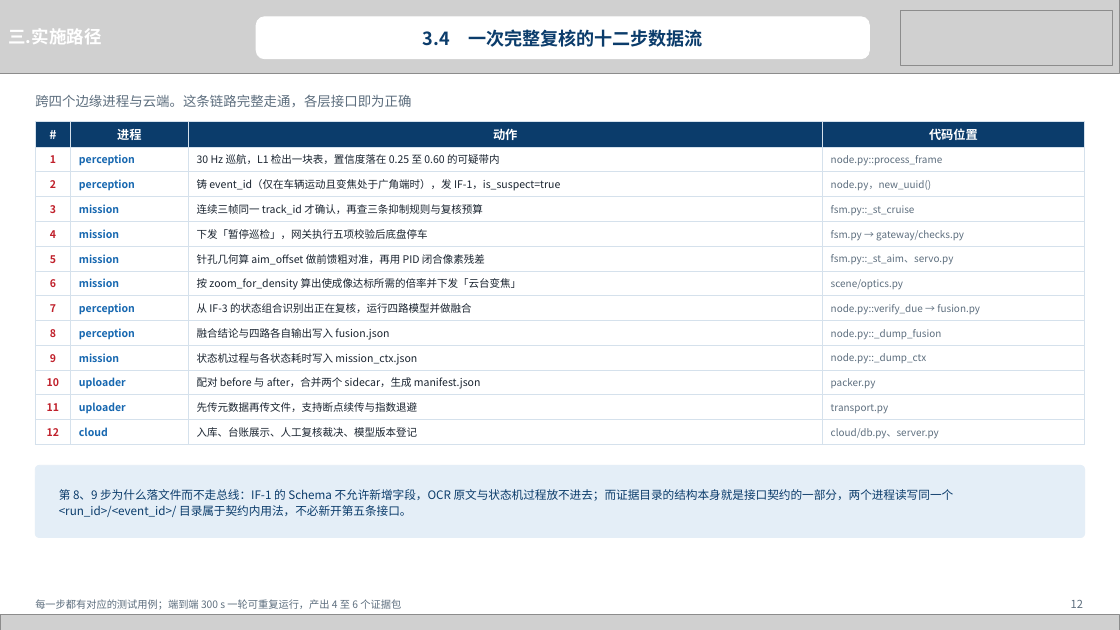
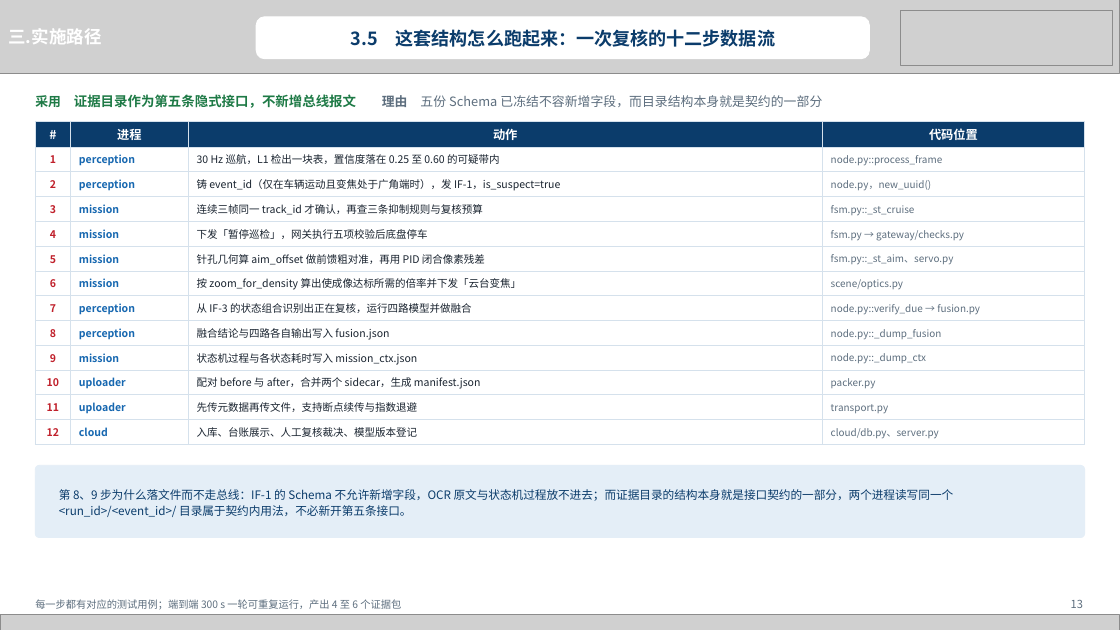
Before and after one commit to heizitalk666/2026summer, a slide deck: slide 13 of deliverables/中期答辩.pptx (slide 12 before the commit). Drawn at 1120x630 pixels with LibreOffice and Linux fonts; fonts in the diff are those of the drawing; grey boxes stand for pictures. Boxes give left, top, right and bottom in pixels: in the first picture for what was removed or moved away, otherwise in the second. Text is boxed around its words. In the diff, an @@ line names an element or a change of style, - is before the commit and + after.

```diff
--- a/deliverables/中期答辩.pptx
+++ b/deliverables/中期答辩.pptx
@@ text at (351, 29, 775, 47): text changed @@
-3.4 一次完整复核的十二步数据流
+3.5 这套结构怎么跑起来：一次复核的十二步数据流
@@ text at (35, 94, 822, 108): text changed; size 11.5 to 11 pt @@
-跨四个边缘进程与云端。这条链路完整走通，各层接口即为正确
+采用 证据目录作为第五条隐式接口，不新增总线报文 理由 五份 Schema 已冻结不容新增字段，而目录结构本身就是契约的一部分
```
Also in this commit, not shown: 17 other slides changed, 1 slide added, 4 other files.
